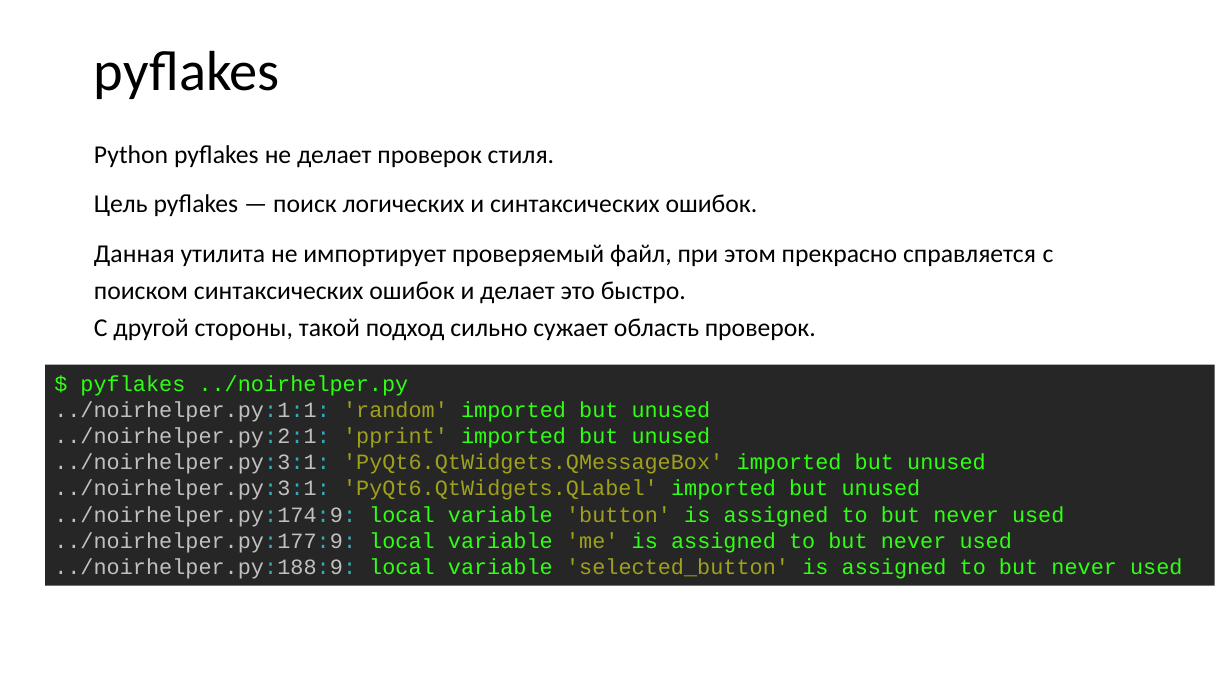
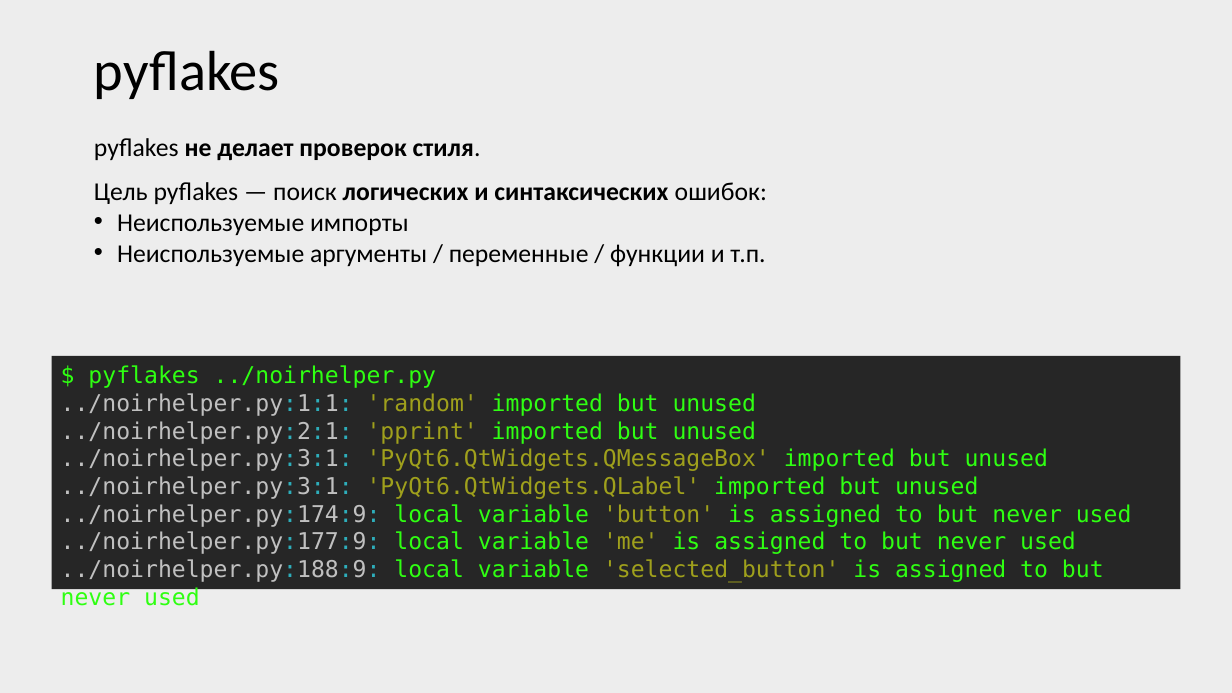
Before and after one commit to xtrueman/prog_instruments, a slide deck: slide 24 of presentations/StaticAnalysers.pptx (slide 23 before the commit). Drawn at 1232x693 pixels with LibreOffice and Linux fonts; fonts in the diff are those of the drawing. Boxes give left, top, right and bottom in pixels: in the first picture for what was removed or moved away, otherwise in the second. Text is boxed around its words. In the diff, an @@ line names an element or a change of style, - is before the commit and + after.

```diff
--- a/presentations/StaticAnalysers.pptx
+++ b/presentations/StaticAnalysers.pptx
@@ background #FFFFFF to #EDEDED @@
@@ text at [94,138,767,267]: text changed @@
-Python pyflakes не делает проверок стиля.
-Цель pyflakes — поиск логических и синтаксических ошибок.
-Данная утилита не импортирует проверяемый файл, при этом прекрасно справляется c поиском синтаксических ошибок и делает это быстро.
-С другой стороны, такой подход сильно сужает область проверок.
+pyflakes не делает проверок стиля.
+Цель pyflakes — поиск логических и синтаксических ошибок:
+• Неиспользуемые импорты
+• Неиспользуемые аргументы / переменные / функции и т.п.
@@ rectangle "$ pyflakes ../noirhelper.py": place and size @@
-rectangle "$ pyflakes ../noirhelper.py" at [45,365,1215,586]
+rectangle "$ pyflakes ../noirhelper.py" at [52,356,1181,589]
@@ rectangle "$ pyflakes ../noirhelper.py" at [52,356,1181,589]: size 17 to 18 pt, font Courier New to DejaVu Sans Mono @@
```
Also in this commit, not shown: 41 other slides changed, 12 slides added, 2 slides removed.
